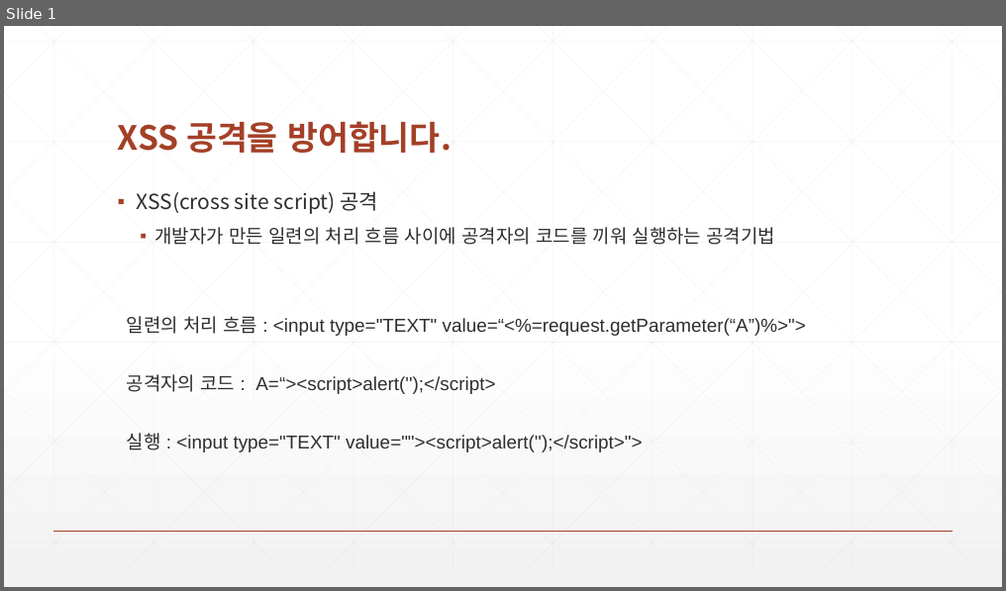
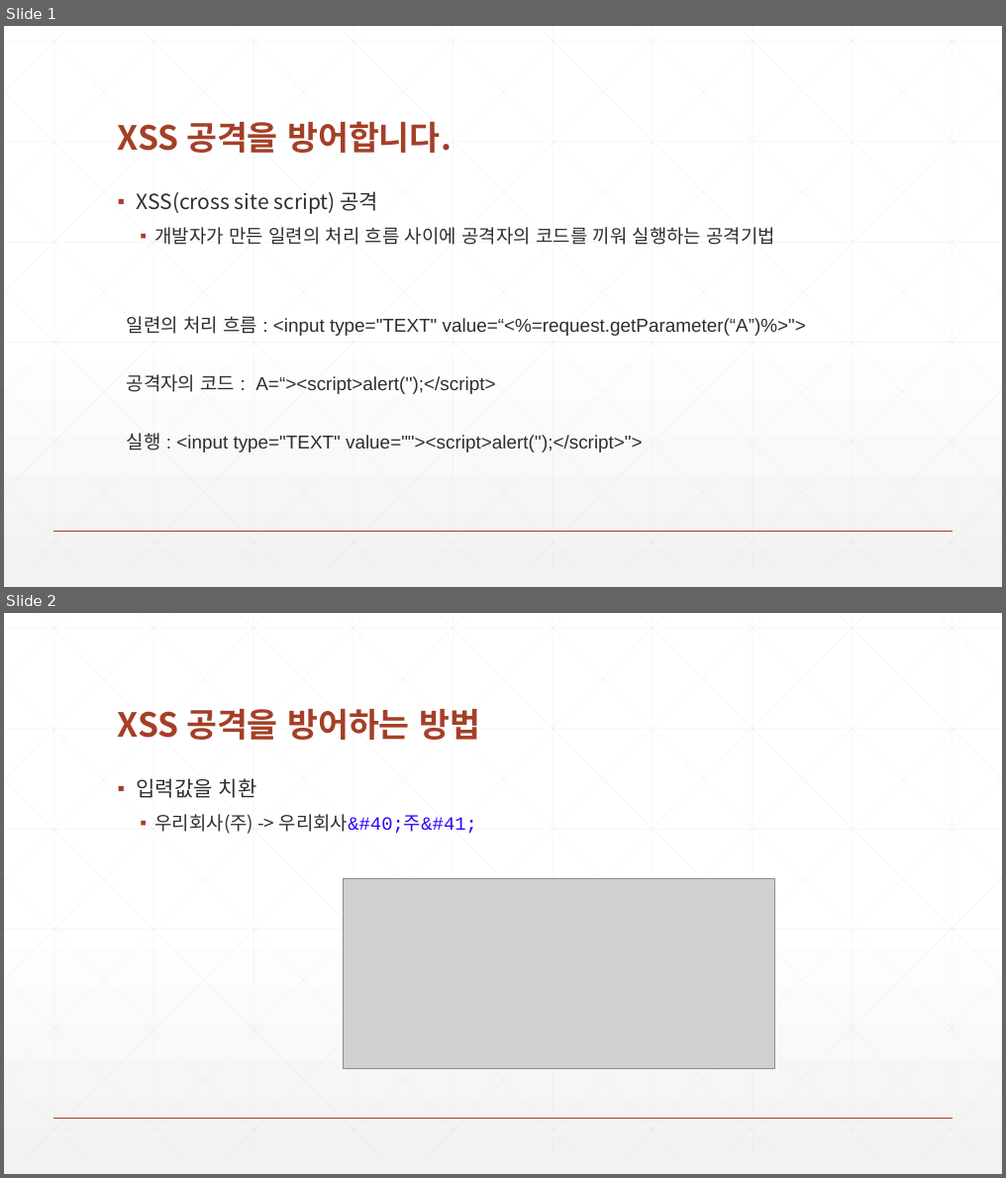
Before and after one commit to zeroshift01/code5, a slide deck: inflearn02/doc/2.(심화)XSS 공격을 방어합니다.pptx. Shown one above the other, each under a label of ours: slide 1 before the commit, slides 1 and 2 after it. The pictures are 1006x591 and 1006x1178 pixels, drawn with LibreOffice and Linux fonts; fonts in the diff are those of the drawing; grey boxes stand for pictures. Boxes give left, top, right and bottom in pixels: in the first picture for what was removed or moved away, otherwise in the second. Text is boxed around its words. In the diff, an @@ line names an element or a change of style, - is before the commit and + after.

```diff
--- a/inflearn02/doc/2.(심화)XSS 공격을 방어합니다.pptx
+++ b/inflearn02/doc/2.(심화)XSS 공격을 방어합니다.pptx
@@ slide 2 added at (4,613,1002,1174), background gradient #FFFFFF to #F2F2F2; not listed: 47 template elements that a slide beside it also shows @@
@@ title added at (118,708,480,740), 32 pt, text #A43F27, bold @@
+XSS 공격을 방어하는 방법
@@ text added at (137,778,477,834), 18 pt, text #2D2E2D @@
+▪ 입력값을 치환
+  ▪ 우리회사(주) -> 우리회사&#40;주&#41;
@@ picture added at (344,878,774,1068) @@
```
Also in this commit, not shown: 2 slides changed, 1 other slide added.
